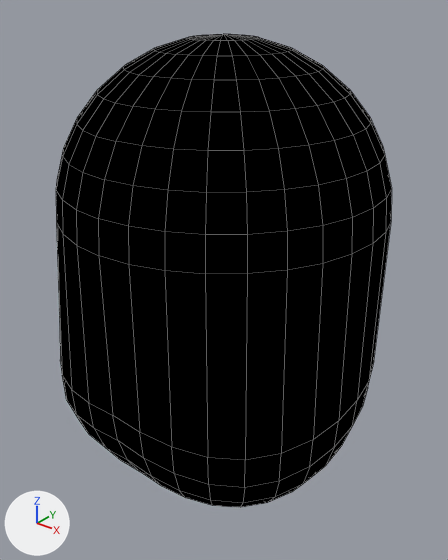
Before and after pictures for a commit that changed the Blender file Assets/Graphics/.Blender/face.blend.
Rendered twice from a camera (50 mm lens) standing at (2.49, -3.11, 1.9) and looking at (0.02, -0.02, -0.01). The axes (+X, +Y, +Z) are drawn at lower left. The lights are the same throughout. Mesh edges are drawn as thin lines.

In view in the first picture: 'Head'.
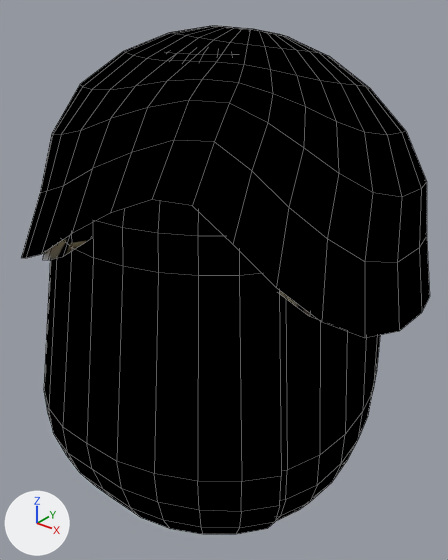
The change, as JSON lines over the scene's bpy script:
```json
{"op": "add", "block": "img_hair_png", "code": ["img_hair_png = load_image('hair.png', '../hair.png', 512, 512, 'sRGB')"]}
{"op": "add", "block": "mat_hair", "code": ["mat_hair = principled_material('hair')", "mat_hair.texture = img_hair_png  # with its transparency"]}
{"block": "me_sphere", "where": "# used by ob_head; location = (0.0, 0.0, 0.0)"}
{"op": "remove", "block": "me_sphere", "code": "me_sphere.from_pydata(...)  # 596 vertices, 579 faces; spans x 0.0..1.12, y -1.1..1.1, z -1.6..1.6"}
{"op": "add", "block": "me_sphere", "code": "me_sphere.from_pydata(...)  # 1640 vertices, 1656 faces, 6 loose edges; spans x -1.33..1.36, y -1.32..1.28, z -1.66..1.65"}
{"block": "me_sphere", "change": "me_sphere part 1: the loose piece of 274 vertices spanning x 0.0..1.12, y -1.1..1.1, z -1.6..1.6 is rebuilt with 514 vertices and now spans x -1.17..1.17, y -1.26..1.1, z -1.66..1.61"}
{"block": "me_sphere", "change": "me_sphere part 2: a new loose piece of 225 vertices spanning x -1.2..1.23, y -1.15..1.16, z -0.11..1.49, in mat_hair (picture img_hair_png)"}
{"block": "me_sphere", "change": "me_sphere part 3: a new loose piece of 225 vertices spanning x -1.33..1.36, y -1.27..1.28, z -0.13..1.65, in mat_outline (black #000000)"}
{"block": "me_sphere", "change": "me_sphere part 4: a new loose piece of 77 vertices spanning x -1.05..1.05, y -1.32..-0.61, z -1.28..0.95, in mat_outline (black #000000)"}
{"op": "add", "block": "me_sphere", "code": "me_sphere.materials.append(mat_hair)  # picture img_hair_png"}
{"op": "remove", "block": "ob_head", "code": "_m = ob_head.modifiers.new('Mirror', 'MIRROR')"}
{"op": "remove", "block": "ob_head", "code": "_m.use_clip = True"}
```

Boxes (x1, y1, x2, y2) around the edits, measured in the pictures (448 x 560 px):
```json
{"object": "Head", "change": "reshaped, modifiers changed", "before": [56, 34, 392, 507], "after": [21, 26, 430, 534], "on screen": "22% wider, 7% taller"}
{"part": 1, "of": "me_sphere", "change": "rebuilt", "before": [56, 34, 392, 507], "after": [275, 292, 380, 521]}
{"part": 2, "of": "me_sphere", "change": "added", "after": [43, 240, 296, 306]}
{"part": 3, "of": "me_sphere", "change": "added", "after": [21, 26, 430, 338], "on screen": "black"}
{"part": 4, "of": "me_sphere", "change": "added", "after": [44, 200, 281, 534], "on screen": "black"}
```
